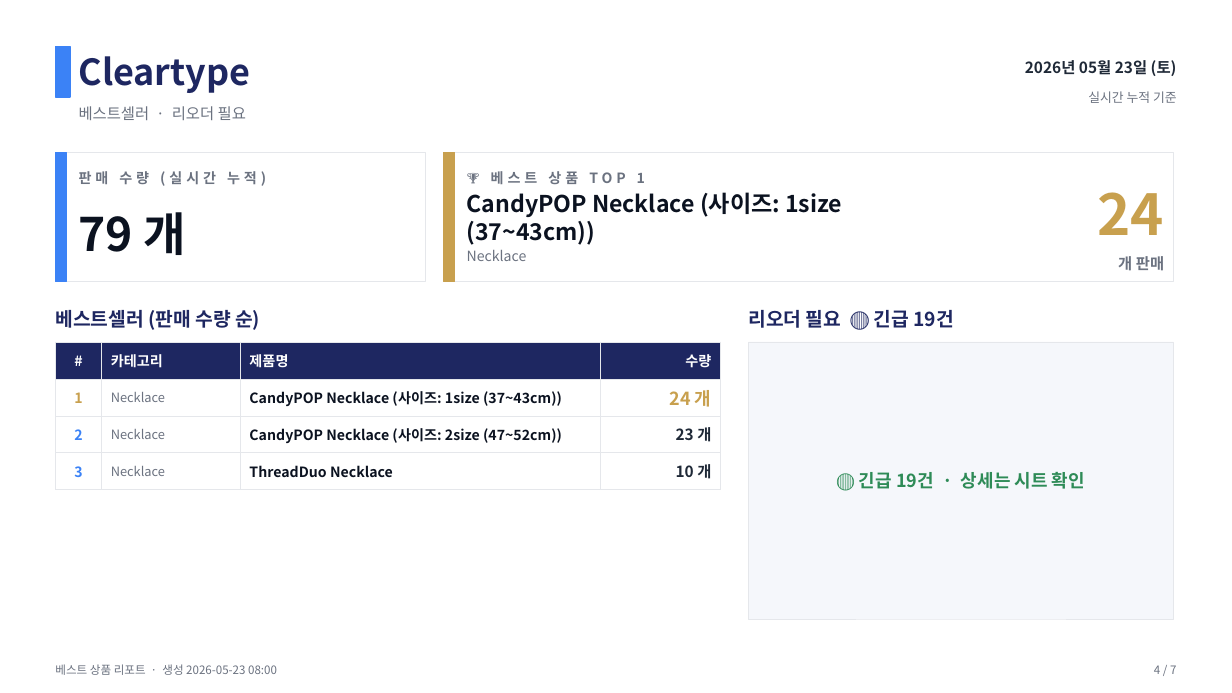
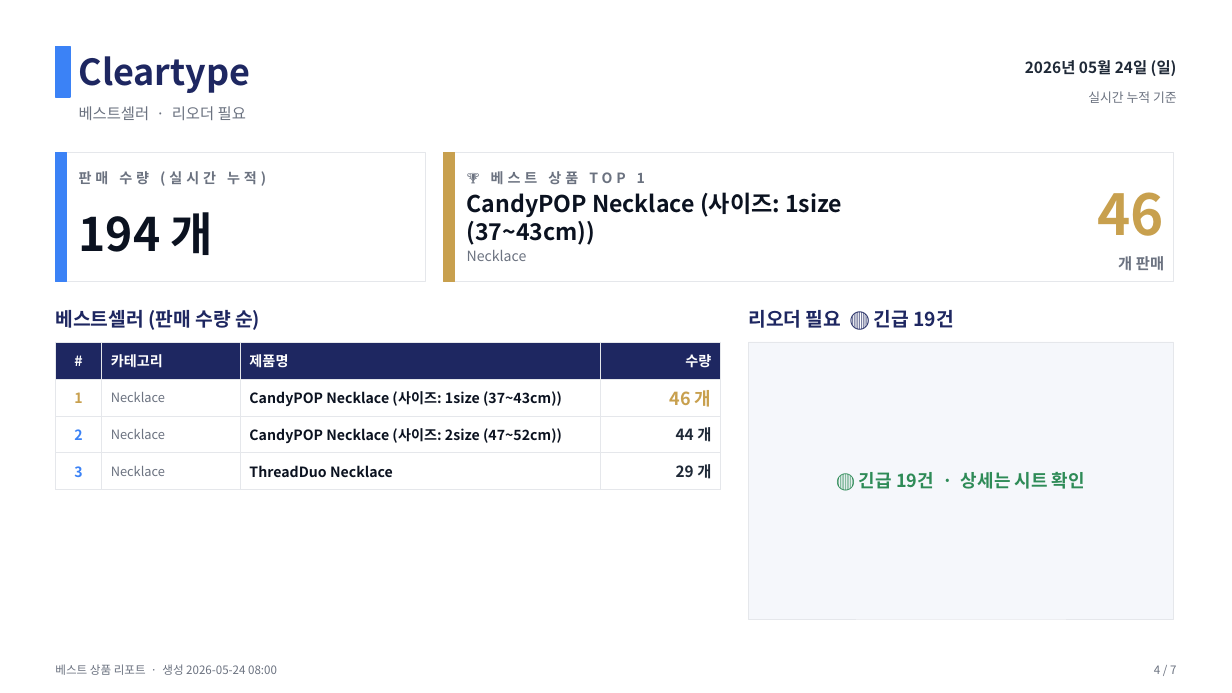
Before and after one commit to j65209/Brightbeed, a slide deck: slide 4 of data/sales-report.pptx. Drawn at 1232x693 pixels with LibreOffice and Linux fonts; fonts in the diff are those of the drawing. Boxes give left, top, right and bottom in pixels: in the first picture for what was removed or moved away, otherwise in the second. Text is boxed around its words. In the diff, an @@ line names an element or a change of style, - is before the commit and + after.

```diff
--- a/data/sales-report.pptx
+++ b/data/sales-report.pptx
@@ text at (x1=1025, y1=60, x2=1177, y2=76): text changed @@
-2026년 05월 23일 (토)
+2026년 05월 24일 (일)
@@ text at (x1=1098, y1=192, x2=1165, y2=236): text changed @@
-24
+46
@@ text at (x1=79, y1=212, x2=214, y2=255): text changed @@
-79 개
+194 개
@@ table at (x1=55, y1=342, x2=721, y2=483) @@
-row 2, column 4: 24 개
+row 2, column 4: 46 개
-row 3, column 4: 23 개
+row 3, column 4: 44 개
-row 4, column 4: 10 개
+row 4, column 4: 29 개
@@ text at (x1=55, y1=664, x2=277, y2=675): text changed @@
-베스트 상품 리포트 · 생성 2026-05-23 08:00
+베스트 상품 리포트 · 생성 2026-05-24 08:00
```
Also in this commit, not shown: 6 other slides changed.
